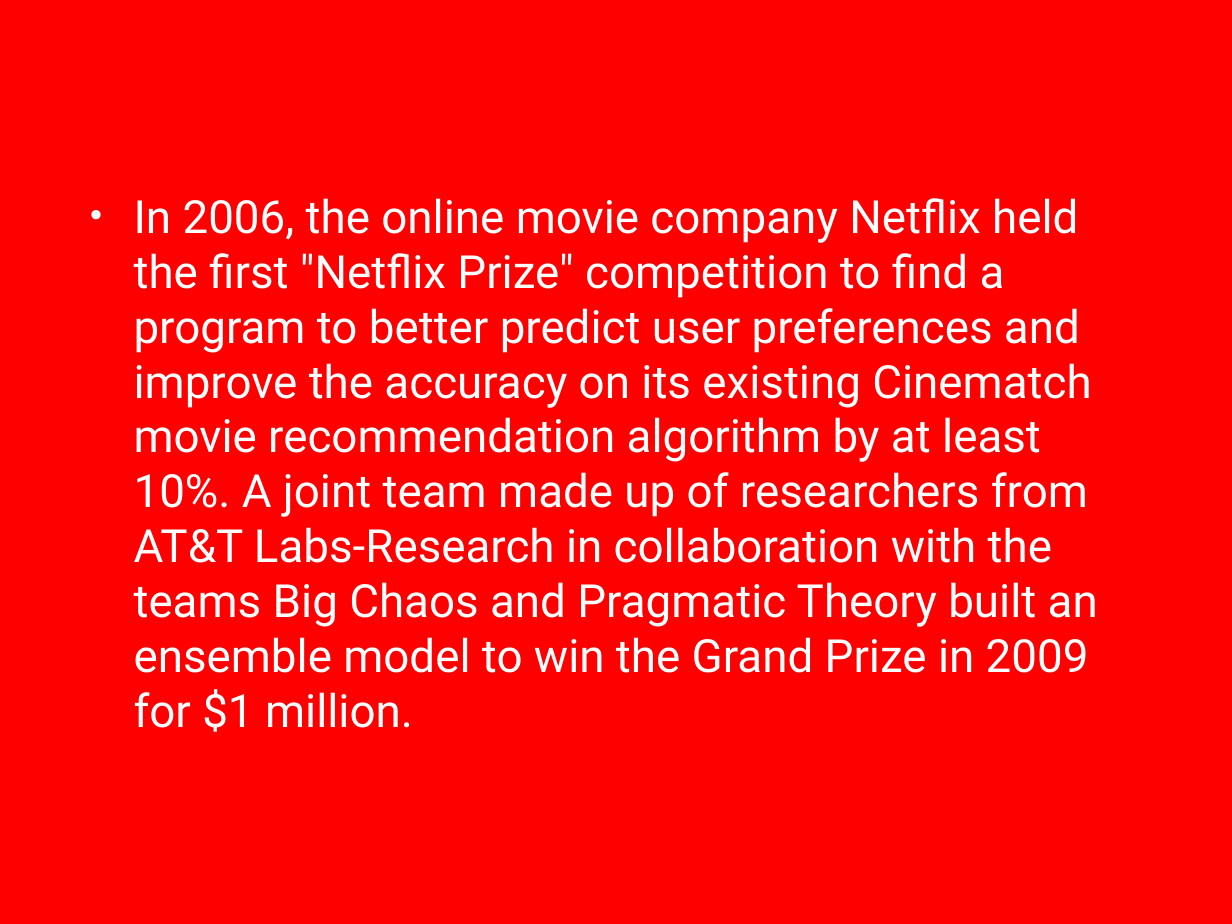
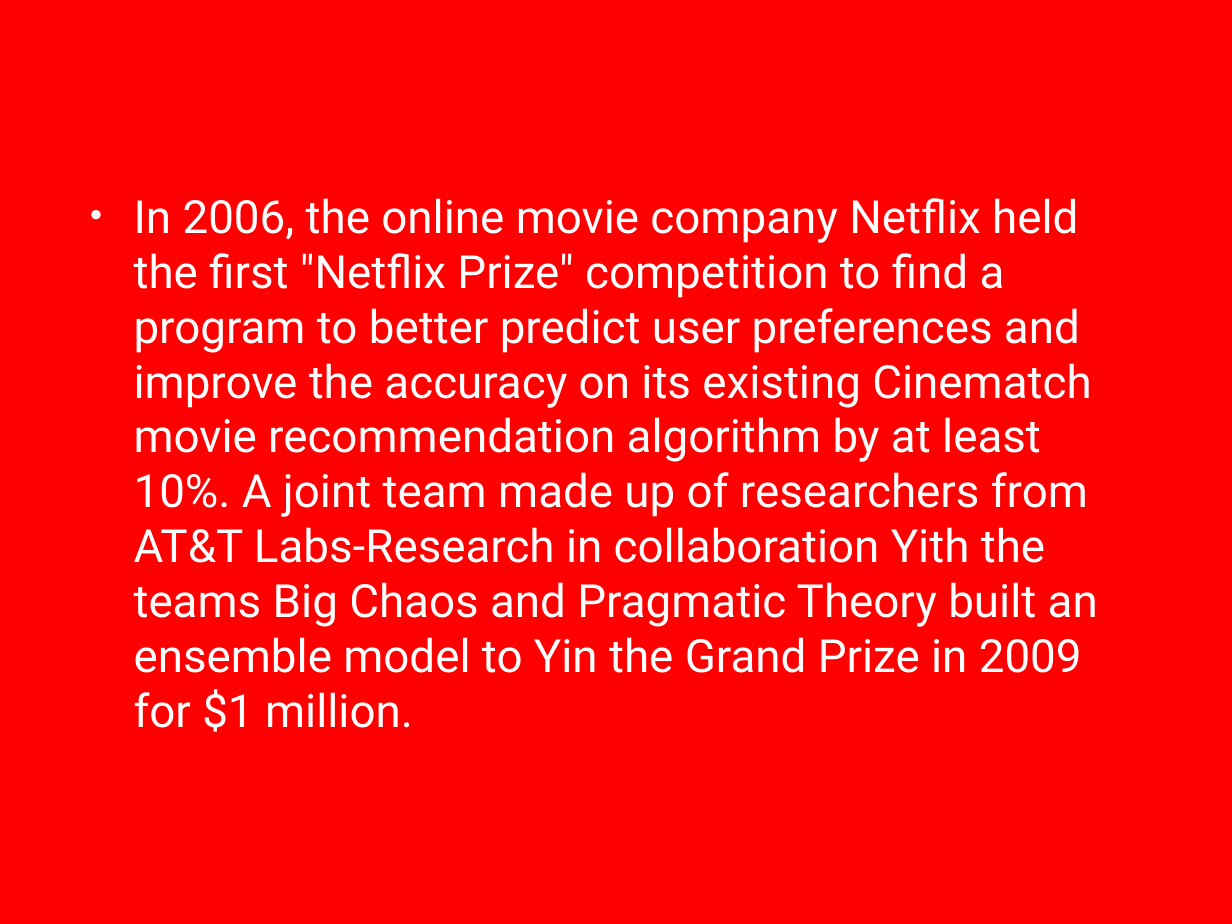
Before and after one commit to lizhanhui/ml, a slide deck: slide 3 of doc/presentation.pptx. Drawn at 1232x924 pixels with LibreOffice and Linux fonts; fonts in the diff are those of the drawing; background and template pictures are left out. Boxes give left, top, right and bottom in pixels: in the first picture for what was removed or moved away, otherwise in the second. Text is boxed around its words. In the diff, an @@ line names an element or a change of style, - is before the commit and + after.

```diff
--- a/doc/presentation.pptx
+++ b/doc/presentation.pptx
@@ text at (134,198,1098,732): text changed @@
-• In 2006, the online movie company Netflix held the first "Netflix Prize" competition to find a program to better predict user preferences and improve the accuracy on its existing Cinematch movie recommendation algorithm by at least 10%. A joint team made up of researchers from AT&T Labs-Research in collaboration with the teams Big Chaos and Pragmatic Theory built an ensemble model to win the Grand Prize in 2009 for $1 million.
+• In 2006, the online movie company Netflix held the first "Netflix Prize" competition to find a program to better predict user preferences and improve the accuracy on its existing Cinematch movie recommendation algorithm by at least 10%. A joint team made up of researchers from AT&T Labs-Research in collaboration Yith the teams Big Chaos and Pragmatic Theory built an ensemble model to Yin the Grand Prize in 2009 for $1 million.
```
Also in this commit, not shown: 2 other slides changed, 8 slides added, 1 slide removed.
